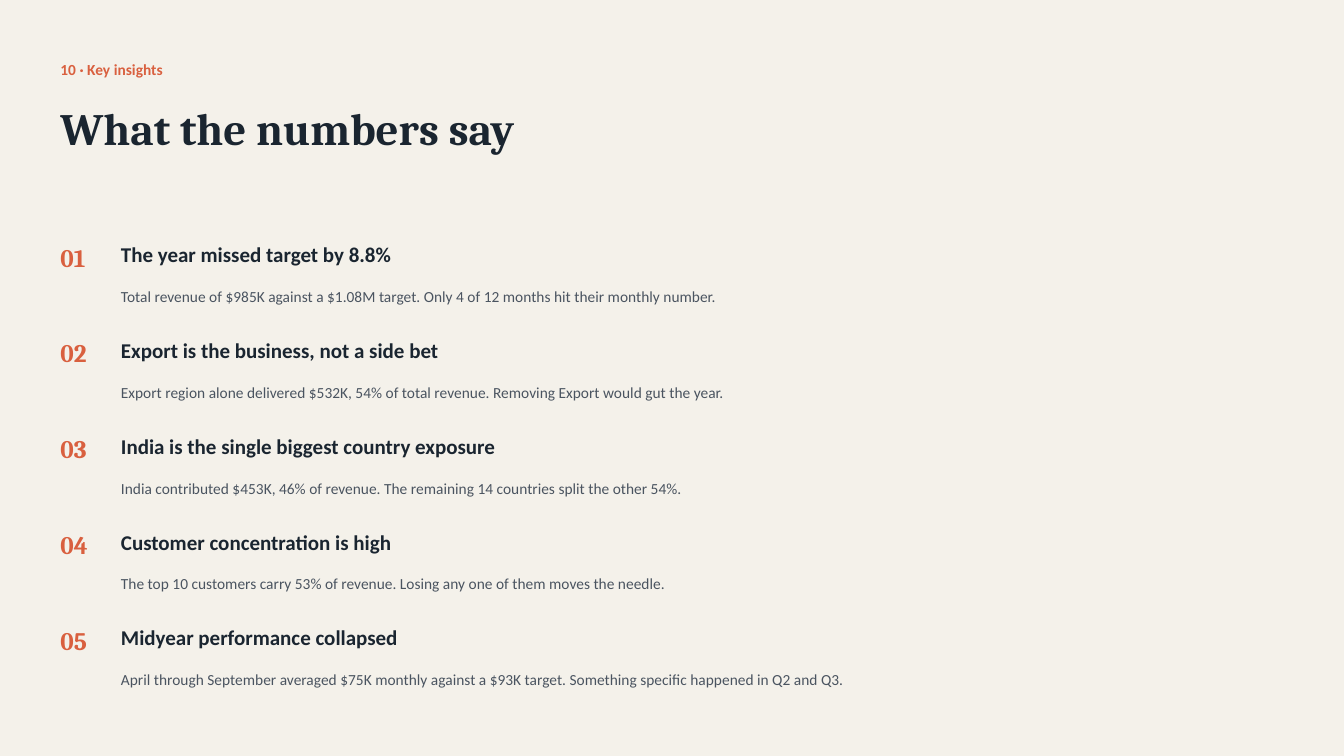
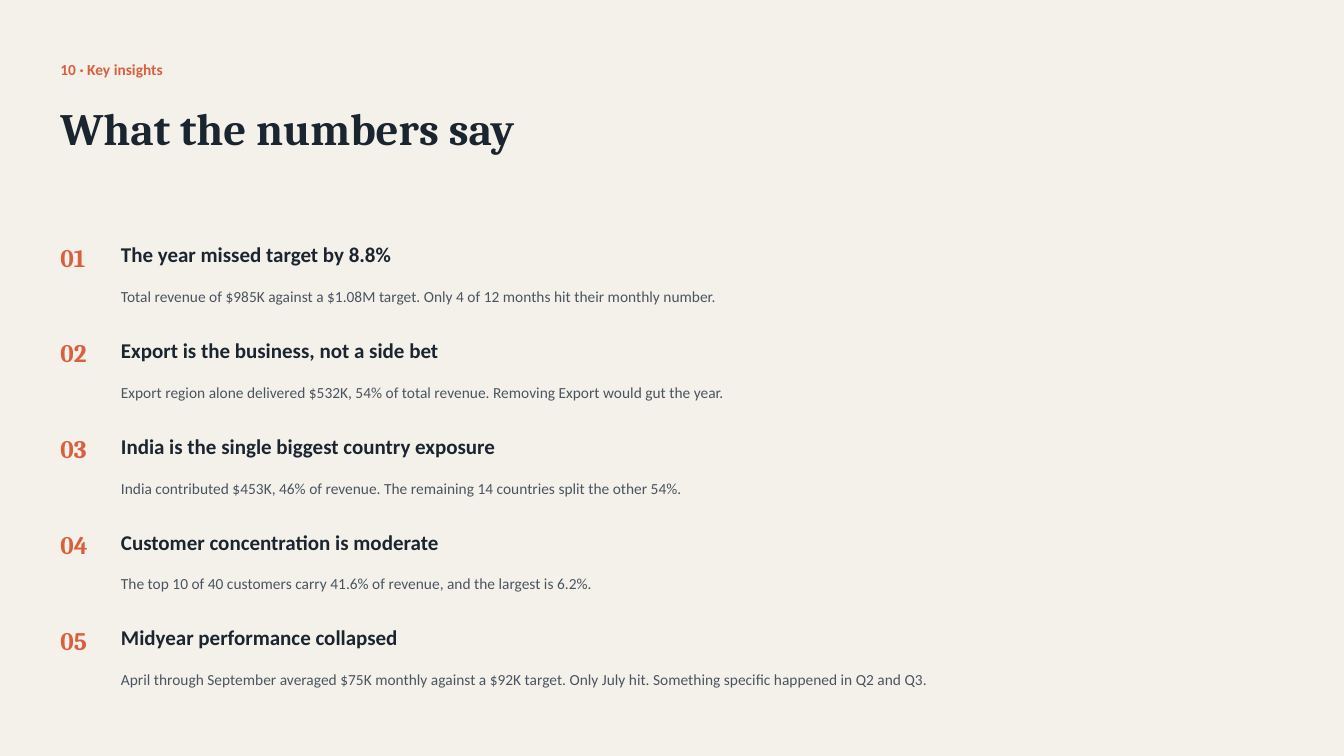
Before and after one commit to bihbrandysango-cloud/Sales-Analysis-Excel, a slide deck: slide 11 of docs/Sales-Analysis-Documentation.pptx. Drawn at 1344x756 pixels with LibreOffice and Linux fonts; fonts in the diff are those of the drawing. Boxes give left, top, right and bottom in pixels: in the first picture for what was removed or moved away, otherwise in the second. Text is boxed around its words. In the diff, an @@ line names an element or a change of style, - is before the commit and + after.

```diff
--- a/docs/Sales-Analysis-Documentation.pptx
+++ b/docs/Sales-Analysis-Documentation.pptx
@@ text at [121,535,438,550]: text changed @@
-Customer concentration is high
+Customer concentration is moderate
@@ text at [121,578,591,592]: text changed @@
-The top 10 customers carry 53% of revenue. Losing any one of them moves the needle.
+The top 10 of 40 customers carry 41.6% of revenue, and the largest is 6.2%.
@@ text at [121,674,927,688]: text changed @@
-April through September averaged $75K monthly against a $93K target. Something specific happened in Q2 and Q3.
+April through September averaged $75K monthly against a $92K target. Only July hit. Something specific happened in Q2 and Q3.
```
Also in this commit, not shown: 2 other slides changed, 1 other file.
